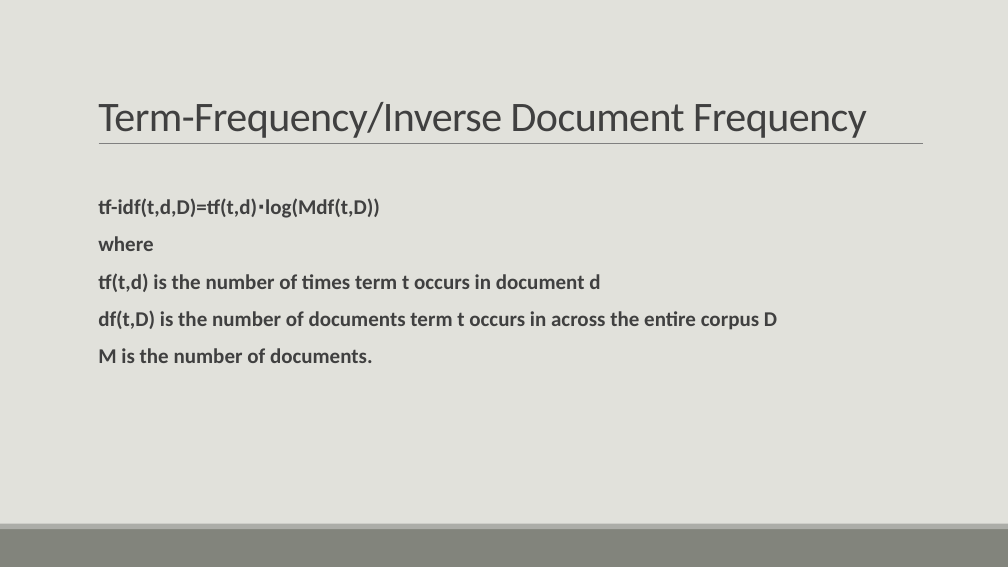
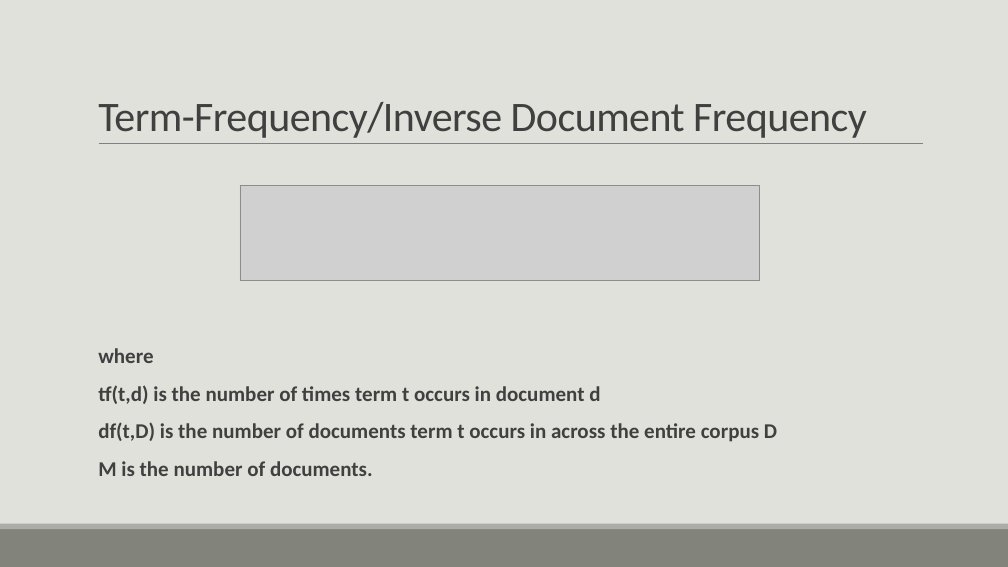
Before and after one commit to bmtober/ec4747-alt, a slide deck: slide 20 of presentation/EC4747Presentation.pptx (slide 18 before the commit). Drawn at 1008x567 pixels with LibreOffice and Linux fonts; fonts in the diff are those of the drawing; grey boxes stand for pictures. Boxes give left, top, right and bottom in pixels: in the first picture for what was removed or moved away, otherwise in the second. Text is boxed around its words. In the diff, an @@ line names an element or a change of style, - is before the commit and + after.

```diff
--- a/presentation/EC4747Presentation.pptx
+++ b/presentation/EC4747Presentation.pptx
@@ text at [98, 198, 380, 218]: paragraph removed @@
-  tf-idf(t,d,D)=tf(t,d)⋅log(Mdf(t,D))
@@ picture added at [240, 185, 759, 281] @@
```
Also in this commit, not shown: 11 other slides changed, 5 slides added, 3 slides removed, 1 other file.
